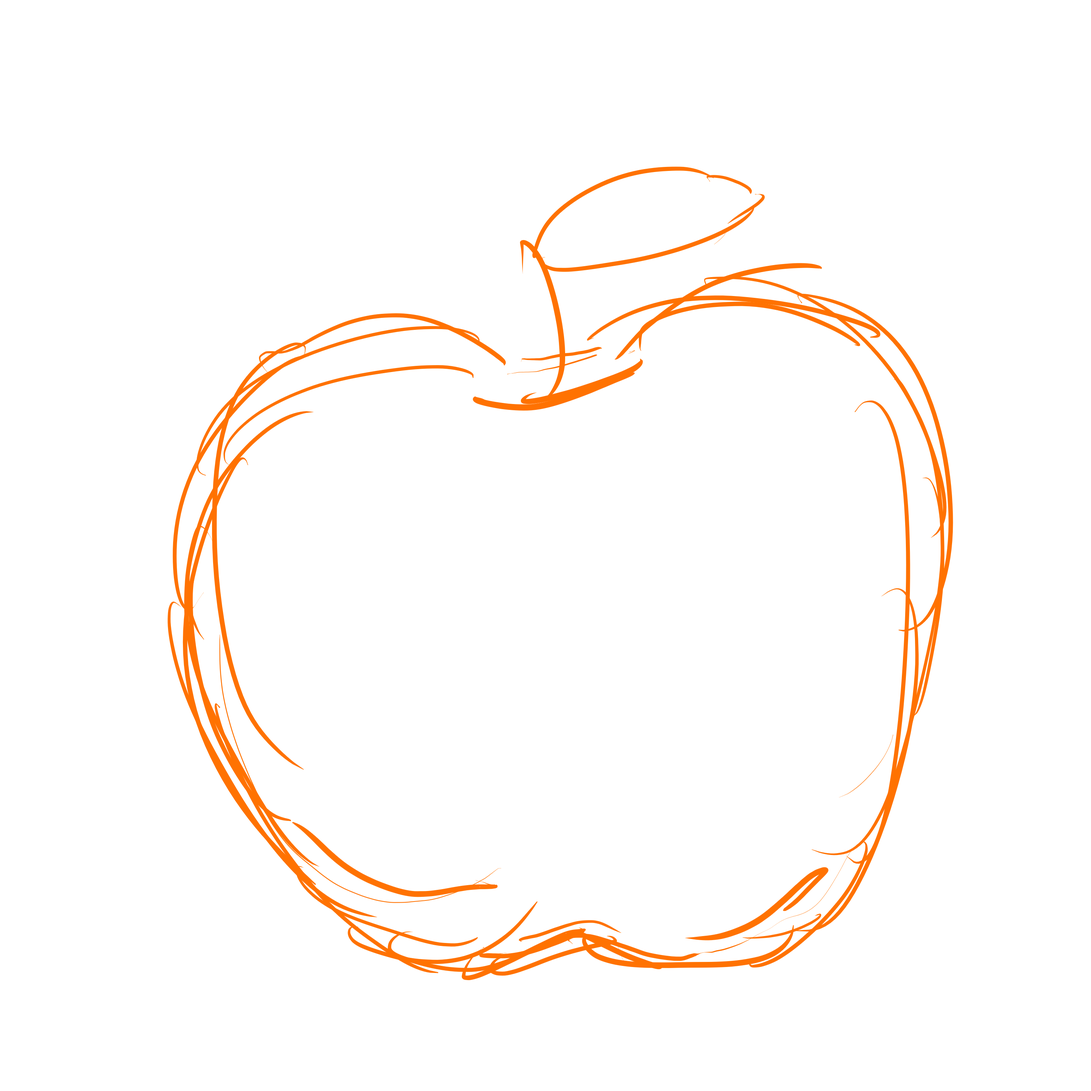
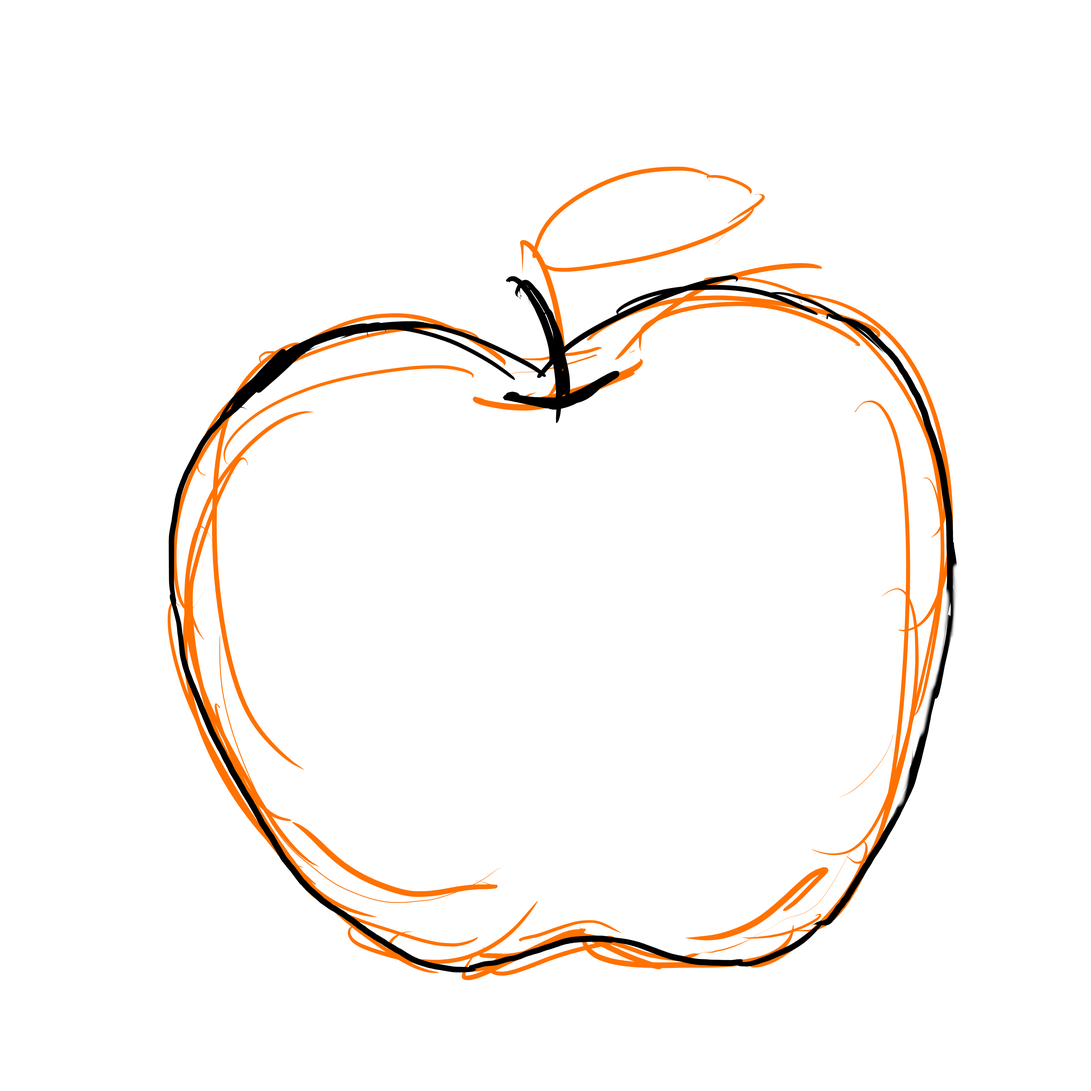
Layers edited between the first and the second w=1091, h=1091 image:
renamed "レイヤー 3" to "レイヤー 1", painted on it over 168, 275, 954, 973
painted on "レイヤー 2" over 168, 275, 958, 973
renamed "レイヤー 1" to "レイヤー 3", painted on it over 168, 275, 954, 973
